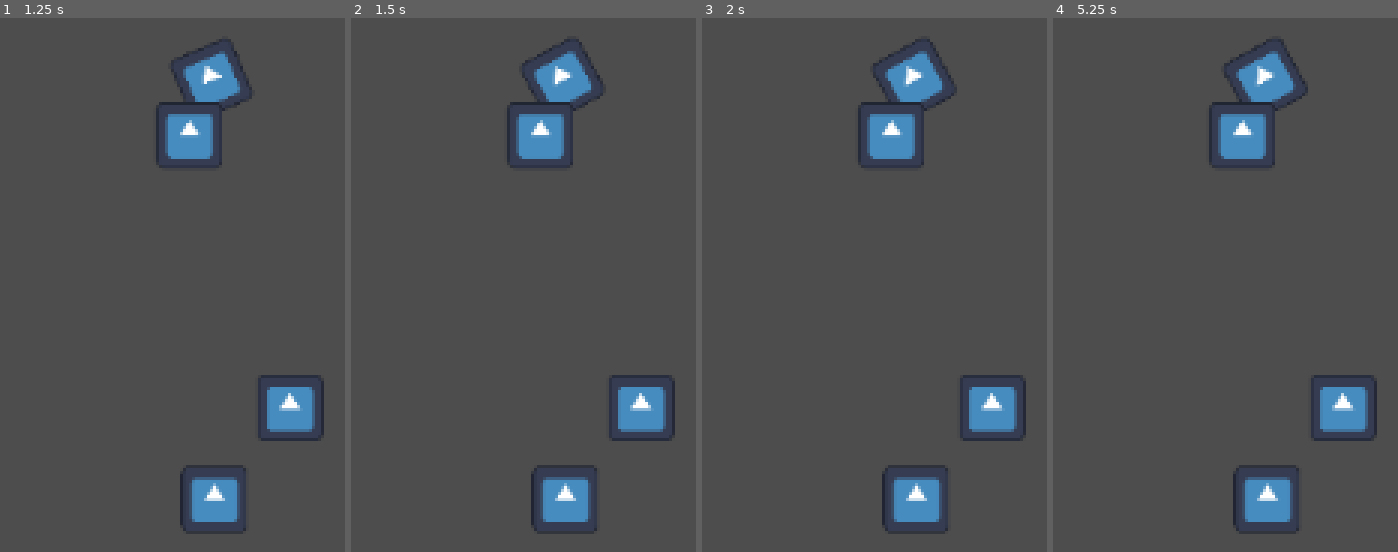
Above: before the commit, frames 1-4 (left to right).
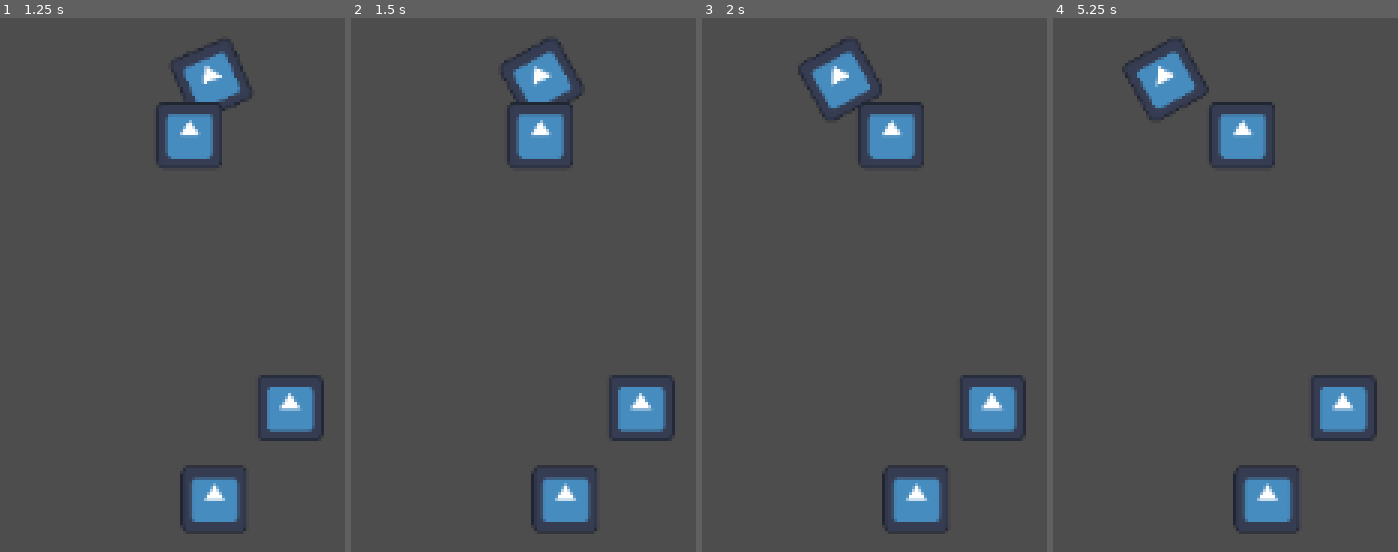
Above: after the commit, the same moments.

Repository: cbcerquiaga/Sandals-of-Blood
Game: Godot game, scene res://match_scene.tscn
Two runs of this game, one before a commit and one after it. Both use one fixed random seed, a clock stepped at 60 frames per second and the inputs below. The engine's default icon, where the game draws it, is replaced by a stand-in: a white triangle on a blue panel in a dark square.
Inputs:
- Up to frame 1 (1.25 s): tap Enter at 0.5 s; hold Right from 0.53 s (still down); tap Space at 0.77 s
- Up to frame 2 (1.5 s): tap Space at 1.25 s; release Right at 1.28 s; hold Left from 1.28 s (still down)
- Up to frame 3 (2 s): keep holding Left; tap Space at 1.52 s
- Up to frame 4 (5.25 s): release Left at 2.03 s; hold Right 2.03-3.53 s; tap Enter at 2.75 s; tap Space at 3.02, 3.77, 4.52 s; hold Left from 3.53 s (still down)

Frame 1 is identical in both runs. In frame 2, 1.8% of the frame differs, in the area x 43-74%, y 3-18%; in frame 3, 2.9%; in frame 4, 3.0%, in the area x 20-74%, y 3-20%.

Commit message:
Pitcher Slides
Now to make it throw!

Diff:
--- a/Match_Pitcher.gd
+++ b/Match_Pitcher.gd
@@ -6,9 +6,10 @@
 var pitch_state = 0 #0 rotate, 1 slide, 2 power
 var max_pitch_state = 2
 var max_rotation = 0.5
-var max_slide = 50
+var max_slide = 200
+var current_slide = 0
 var rotationSpeed = 0.1
-var slideSpeed = 2.0
+var slideSpeed = 200.0
 
 # Called when the node enters the scene tree for the first time.
 func _ready() -> void:
@@ -26,22 +27,28 @@
 		if	Input.is_key_pressed(KEY_LEFT) && !Input.is_key_pressed(KEY_RIGHT):
 			if (pitch_state == 0 && rotation <= max_rotation):
 				rotation += rotationSpeed
-			elif (pitch_state == 1):
-				velocity.x = slideSpeed
+			elif (pitch_state == 1 && current_slide > 0-max_slide):
+				velocity.x = 0- slideSpeed
+				print(current_slide)
 			pass
 		elif Input.is_key_pressed(KEY_RIGHT) && !Input.is_key_pressed(KEY_LEFT):
 			if (pitch_state == 0 && rotation >= 0-max_rotation):
 				rotation -= rotationSpeed
-			elif (pitch_state == 1):
-				velocity.x = 0-slideSpeed
+			elif (pitch_state == 1 && current_slide < max_slide):
+				velocity.x = slideSpeed
 		elif Input.is_key_pressed(KEY_SPACE):
 			if (pitch_state < 2):
 				pitch_state += 1
 		else:
 			velocity.x = 0
-			pass
+	if (current_slide < 0-max_slide && velocity.x < 0):
+		velocity.x = 0
+	if (current_slide > max_slide && velocity.x > 0):
+		velocity.x = 0
+		pass
 
 # Called every frame. 'delta' is the elapsed time since the previous frame.
 func _process(delta: float) -> void:
 	move_and_slide()
+	current_slide = current_slide + (velocity.x * delta)
 	pass
